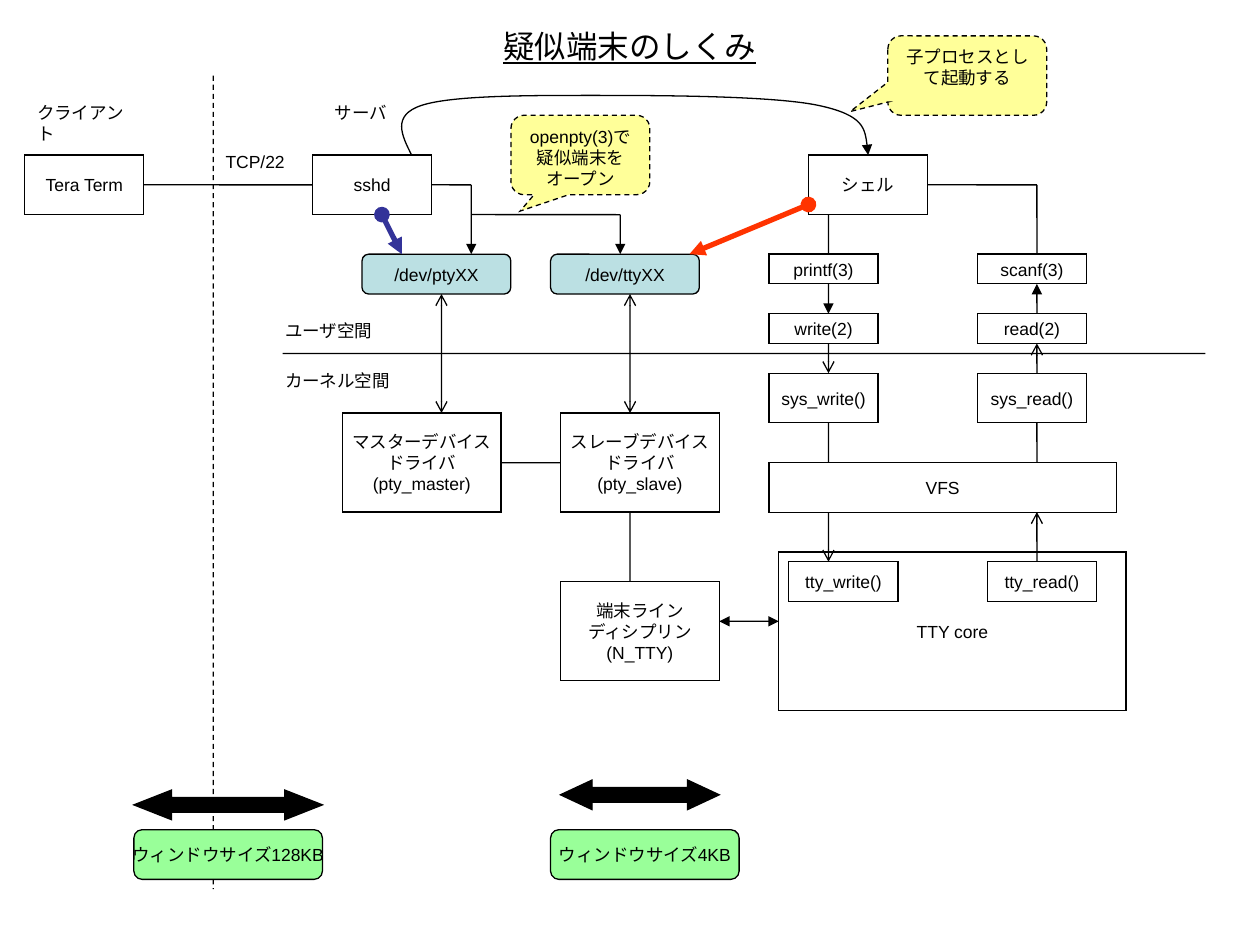
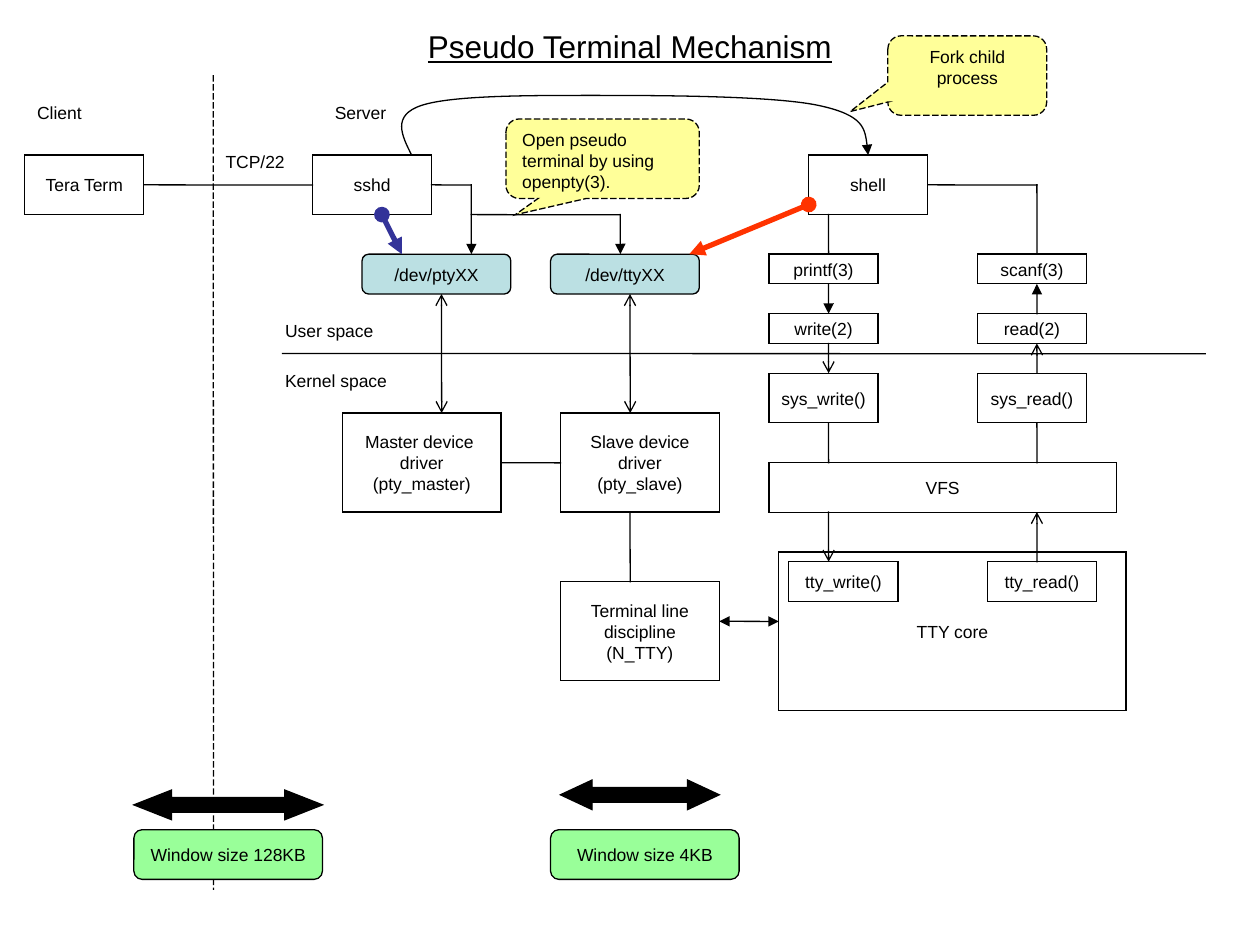
Before and after one commit to TeraTermProject/teraterm-mirror-gitsvn, a slide deck: slide 1 of doc/en/html/reference/image/pty.ppt. Drawn at 1260x945 pixels with LibreOffice and Linux fonts; fonts in the diff are those of the drawing. Boxes give left, top, right and bottom in pixels: in the first picture for what was removed or moved away, otherwise in the second. Text is boxed around its words. In the diff, an @@ line names an element or a change of style, - is before the commit and + after.

```diff
--- a/doc/en/html/reference/image/pty.ppt
+++ b/doc/en/html/reference/image/pty.ppt
@@ title at bbox=[428, 35, 832, 63]: text changed @@
-疑似端末のしくみ
+Pseudo Terminal Mechanism
@@ rounded speech box "Fork child process" at bbox=[888, 35, 1047, 115]: outline #000000 0.74 pt dashed to #000000 0.74 pt @@
@@ text in rounded speech box at bbox=[930, 50, 1005, 88]: text changed @@
-子プロセスとして起動する
+Fork child process
@@ line (213, 76) - (213, 890): stroke #000000 0.74 pt dashed to #000000 0.74 pt @@
@@ text at bbox=[37, 106, 82, 119]: text changed @@
-クライアント
+Client
@@ text at bbox=[335, 106, 386, 119]: text changed @@
-サーバ
+Server
@@ rounded speech box "Open pseudo terminal by using ...": place and size @@
-rounded speech box "Open pseudo terminal by using ..." at bbox=[512, 115, 650, 194]
+rounded speech box "Open pseudo terminal by using ..." at bbox=[507, 118, 699, 198]
@@ rounded speech box "Open pseudo terminal by using ..." at bbox=[507, 118, 699, 198]: outline #000000 0.74 pt dashed to #000000 0.74 pt; proportions changed @@
@@ text in rounded speech box at bbox=[522, 133, 654, 192]: text changed @@
-openpty(3)で疑似端末をオープン
+Open pseudo terminal by using openpty(3).
@@ text in rectangle at bbox=[850, 178, 886, 191]: text changed @@
-シェル
+shell
@@ text at bbox=[285, 325, 374, 341]: text changed @@
-ユーザ空間
+User space
@@ text at bbox=[285, 374, 387, 391]: text changed @@
-カーネル空間
+Kernel space
@@ text in rectangle at bbox=[365, 435, 473, 469]: text changed @@
-マスターデバイス
-ドライバ
+Master device
+driver
@@ text in rectangle at bbox=[590, 435, 689, 469]: text changed @@
-スレーブデバイス
-ドライバ
+Slave device
+driver
@@ text in rectangle at bbox=[591, 604, 689, 642]: text changed @@
-端末ライン
-ディシプリン
+Terminal line
+discipline
@@ text in rounded rectangle at bbox=[151, 848, 305, 861]: text changed @@
-ウィンドウサイズ128KB
+Window size 128KB
@@ text in rounded rectangle at bbox=[577, 848, 713, 861]: text changed @@
-ウィンドウサイズ4KB
+Window size 4KB
```
Also in this commit, not shown: 7 other files.
